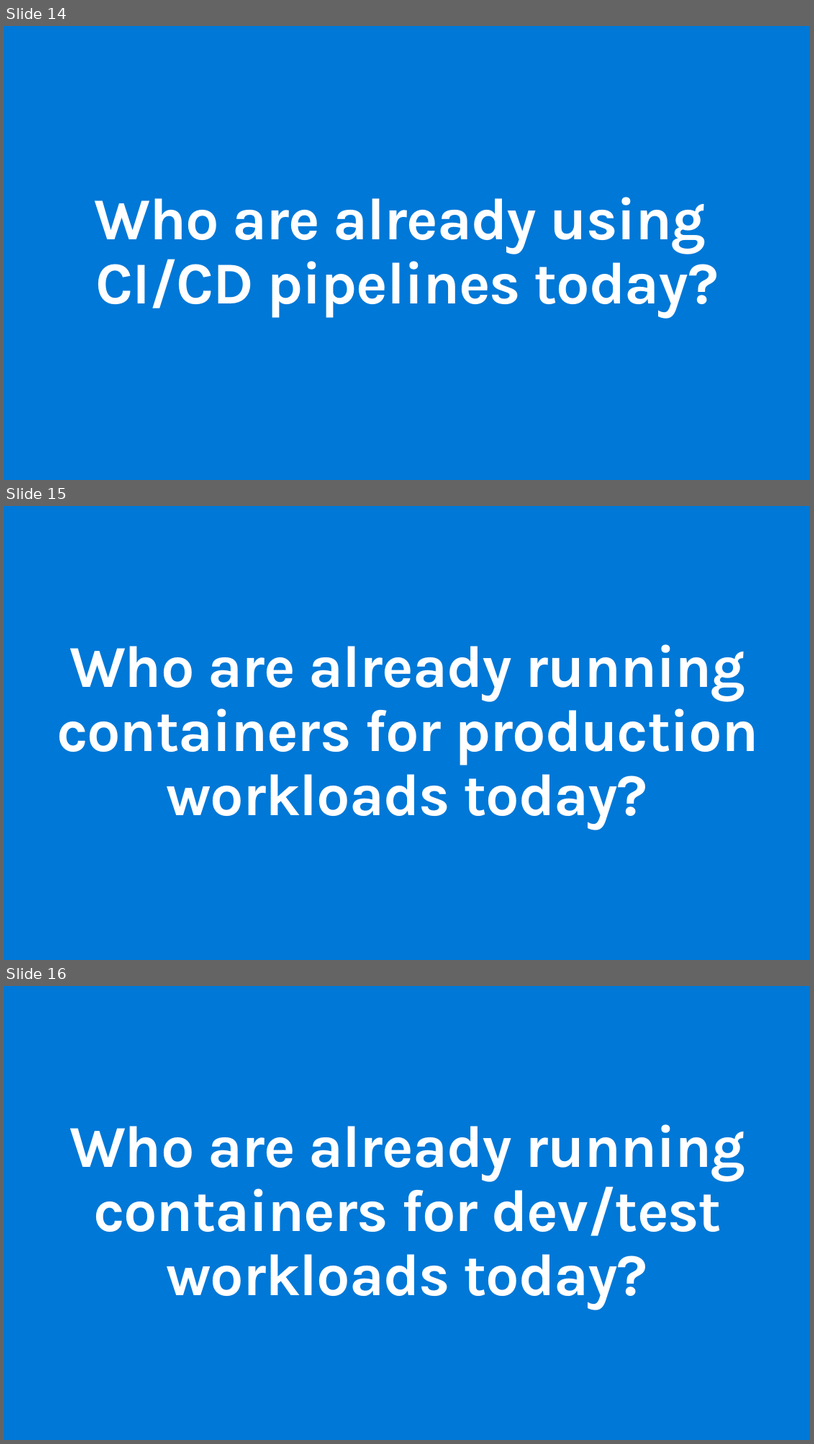
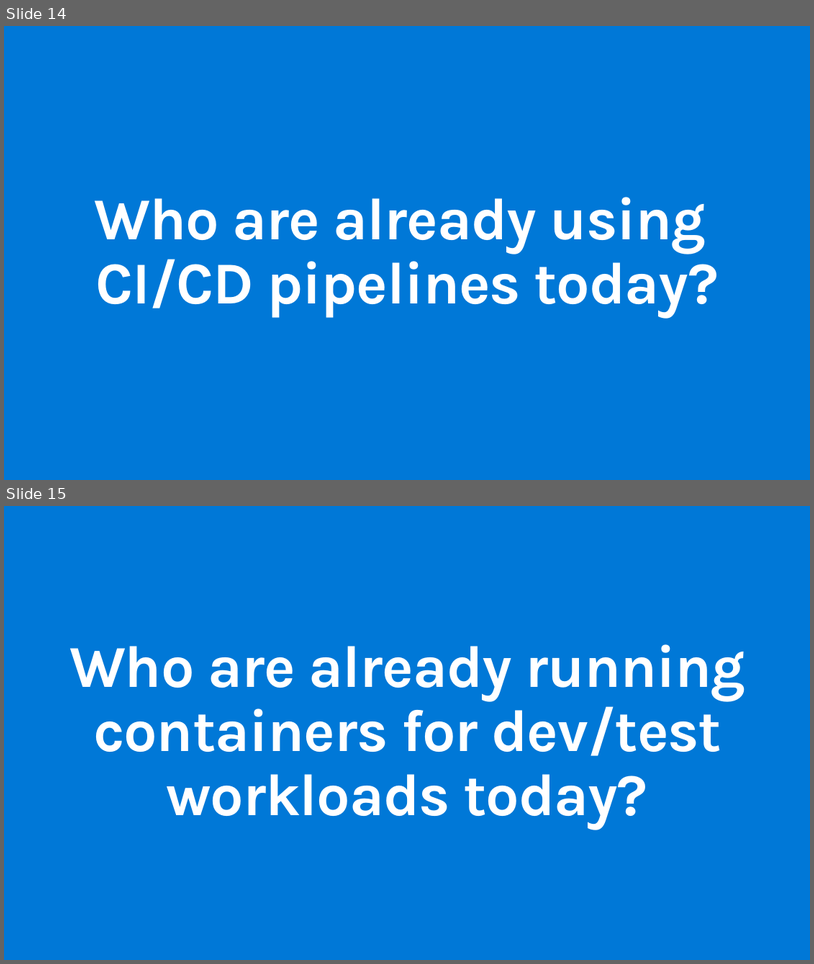
Before and after one commit to ActiveSolution/aiw-cloud-native, a slide deck: AIW Cloud Native.pptx. Shown one above the other, each under a label of ours: slides 14, 15 and 16 before the commit, slides 14 and 15 after it. The pictures are 814x1444 and 814x964 pixels, drawn with LibreOffice and Linux fonts; fonts in the diff are those of the drawing. Boxes give left, top, right and bottom in pixels: in the first picture for what was removed or moved away, otherwise in the second. Text is boxed around its words. In the diff, an @@ line names an element or a change of style, - is before the commit and + after.

Commit message:
Removed duplicate slide

```diff
--- a/AIW Cloud Native.pptx
+++ b/AIW Cloud Native.pptx
@@ slide 15 removed at (x1=4, y1=506, x2=810, y2=960), background #0078D7 @@
@@ title removed at (x1=57, y1=644, x2=759, y2=829) @@
-Who are already running containers for production workloads today?
@@ what was slide 16 is now slide 15 @@
```
